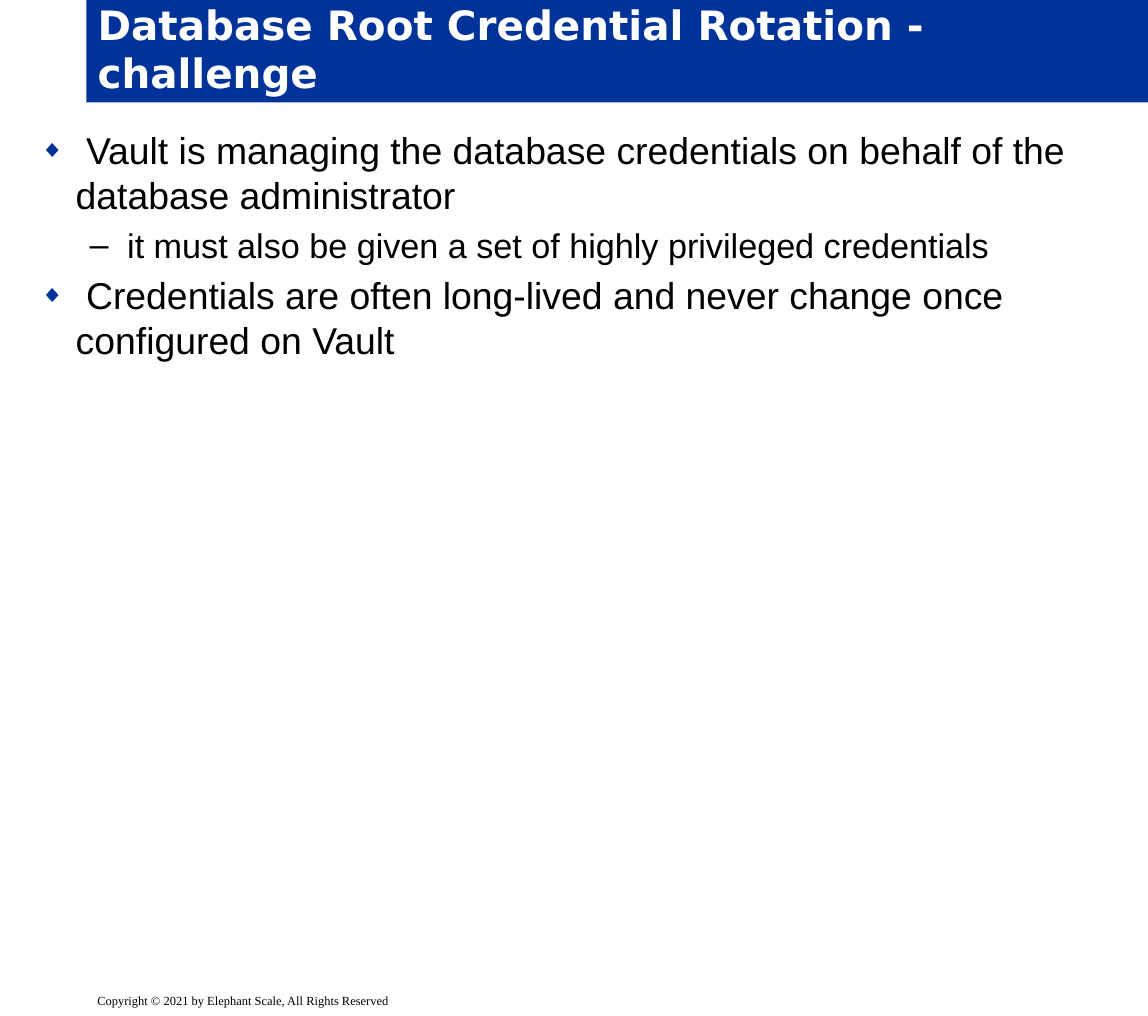
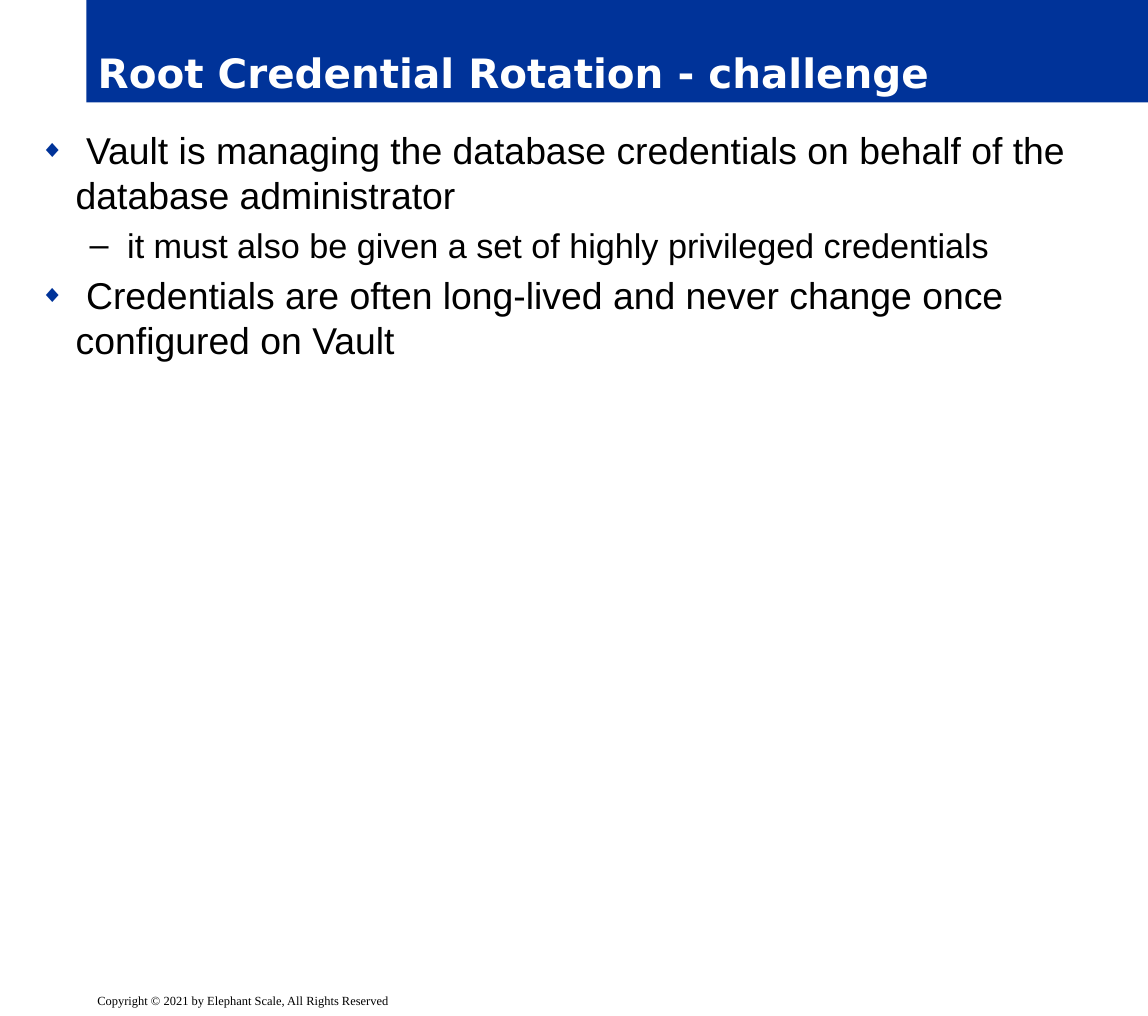
Before and after one commit to elephantscale/es-training-new, a slide deck: slide 67 of vault-consul/delivery/04__Vault_configuration.pptx. Drawn at 1148x1016 pixels with LibreOffice and Linux fonts; fonts in the diff are those of the drawing; background and template pictures are left out. Boxes give left, top, right and bottom in pixels: in the first picture for what was removed or moved away, otherwise in the second. Text is boxed around its words. In the diff, an @@ line names an element or a change of style, - is before the commit and + after.

```diff
--- a/vault-consul/delivery/04__Vault_configuration.pptx
+++ b/vault-consul/delivery/04__Vault_configuration.pptx
@@ title at bbox=[98, 57, 928, 97]: text changed @@
-Database Root Credential Rotation - challenge
+Root Credential Rotation - challenge
```
Also in this commit, not shown: 2 other slides changed, 1 other file.
